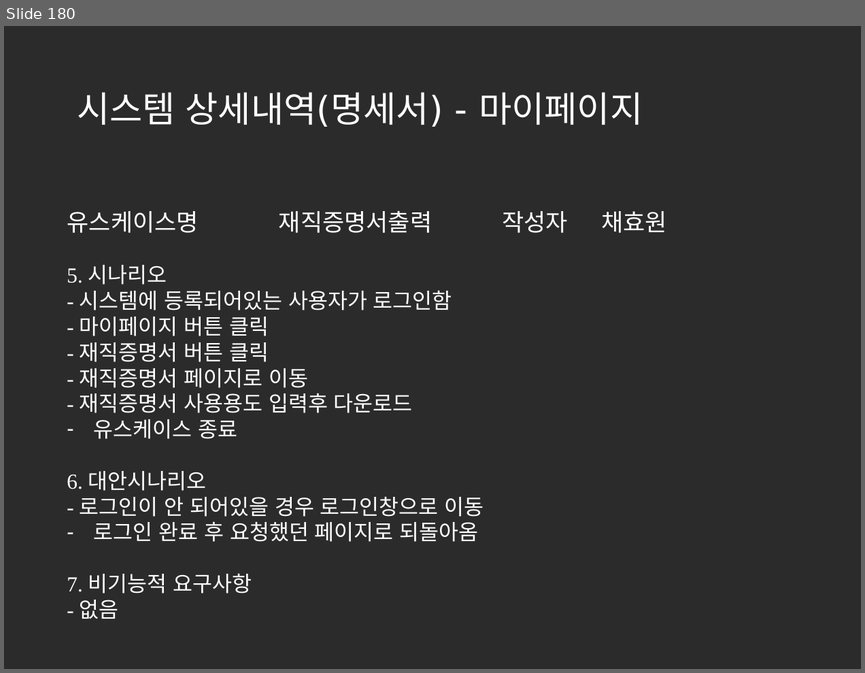
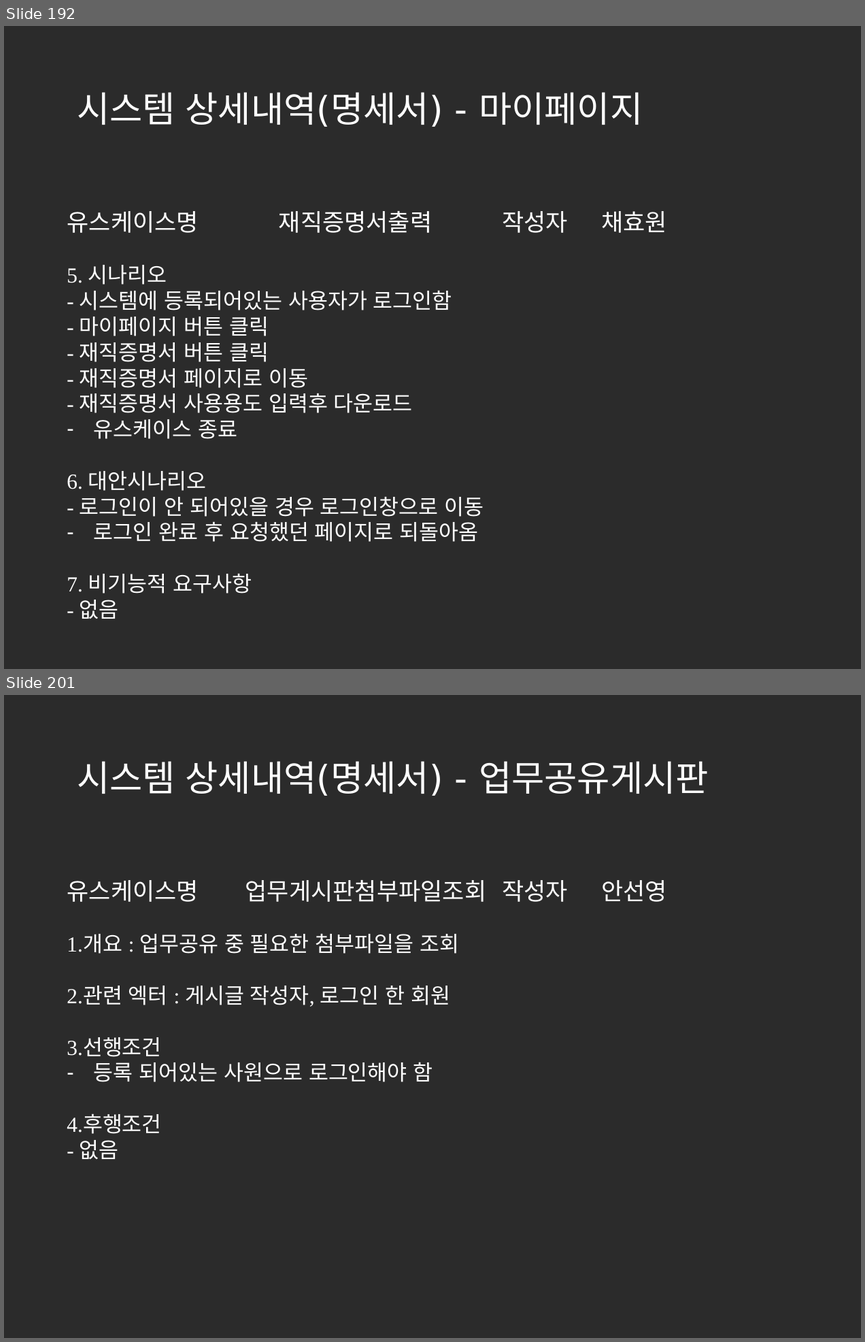
Before and after one commit to korea600/useful, a slide deck: Useful/UML/Presentation/useful_ppt_초안(수정중).pptx. Shown one above the other, each under a label of ours: slide 180 before the commit, slides 192 and 201 after it; the slides between them are not shown. The pictures are 865x673 and 865x1342 pixels, drawn with LibreOffice and Linux fonts; fonts in the diff are those of the drawing; background and template pictures are left out; a plain dark background stands for a picture behind light text. Boxes give left, top, right and bottom in pixels: in the first picture for what was removed or moved away, otherwise in the second. Text is boxed around its words. In the diff, an @@ line names an element or a change of style, - is before the commit and + after.

Commit message:
명세서 완료

```diff
--- a/Useful/UML/Presentation/useful_ppt_초안(수정중).pptx
+++ b/Useful/UML/Presentation/useful_ppt_초안(수정중).pptx
@@ slide 201 added at bbox=[4, 695, 861, 1338], background picture (left out) @@
@@ title added at bbox=[77, 761, 708, 796], 30 pt, text #FFFFFF @@
+시스템 상세내역(명세서) - 업무공유게시판
@@ text added at bbox=[67, 880, 667, 902], 20 pt, text #FFFFFF @@
+유스케이스명 업무게시판첨부파일조회 작성자 안선영
@@ text added at bbox=[67, 934, 459, 1159], 18 pt, text #FFFFFF @@
+1.개요 : 업무공유 중 필요한 첨부파일을 조회
+2.관련 엑터 : 게시글 작성자, 로그인 한 회원
+3.선행조건
+– 등록 되어있는 사원으로 로그인해야 함
+4.후행조건
+- 없음
@@ what was slide 180 is now slide 192 @@
```
Also in this commit, not shown: 1 slide changed, 44 other slides added, 7 slides removed.
